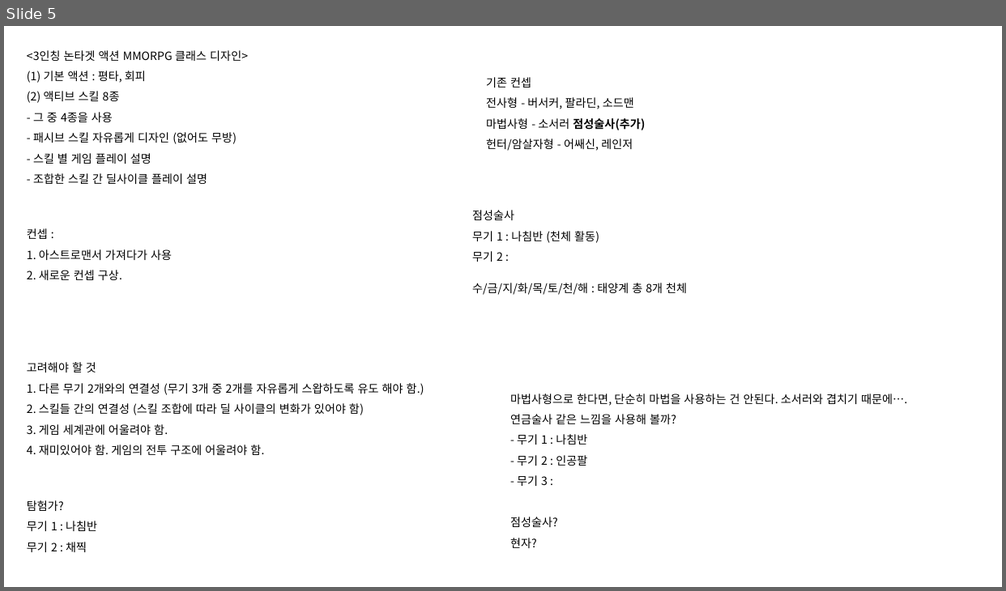
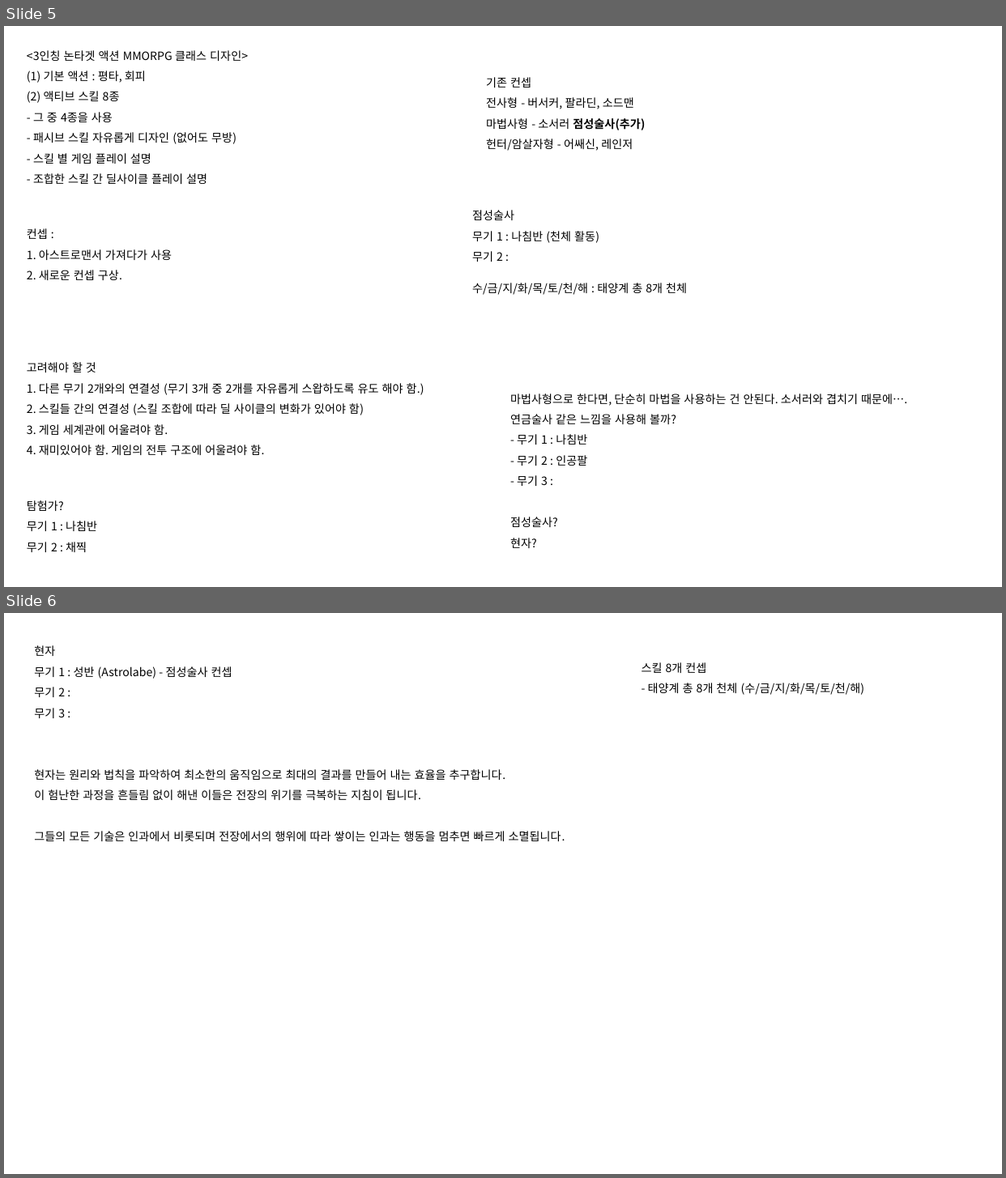
Before and after one commit to hjs0913/GameDesign, a slide deck: 크로노오디세이_전투기획자/사전과제/아이디어.pptx. Shown one above the other, each under a label of ours: slide 5 before the commit, slides 5 and 6 after it. The pictures are 1006x591 and 1006x1178 pixels, drawn with LibreOffice and Linux fonts; fonts in the diff are those of the drawing. Boxes give left, top, right and bottom in pixels: in the first picture for what was removed or moved away, otherwise in the second. Text is boxed around its words. In the diff, an @@ line names an element or a change of style, - is before the commit and + after.

```diff
--- a/크로노오디세이_전투기획자/사전과제/아이디어.pptx
+++ b/크로노오디세이_전투기획자/사전과제/아이디어.pptx
@@ slide 6 added at bbox=[4, 613, 1002, 1174], background #FFFFFF @@
@@ text added at bbox=[34, 645, 565, 841], 11 pt, text #000000 @@
+현자
+무기 1 : 성반 (Astrolabe) - 점성술사 컨셉
+무기 2 :
+무기 3 :
+현자는 원리와 법칙을 파악하여 최소한의 움직임으로 최대의 결과를 만들어 내는 효율을 추구합니다.
+이 험난한 과정을 흔들림 없이 해낸 이들은 전장의 위기를 극복하는 지침이 됩니다.
+그들의 모든 기술은 인과에서 비롯되며 전장에서의 행위에 따라 쌓이는 인과는 행동을 멈추면 빠르게 소멸됩니다.
@@ text added at bbox=[641, 662, 865, 695], 11 pt, text #000000 @@
+스킬 8개 컨셉
+- 태양계 총 8개 천체 (수/금/지/화/목/토/천/해)
```
Also in this commit, not shown: 1 slide changed, 2 other files.
